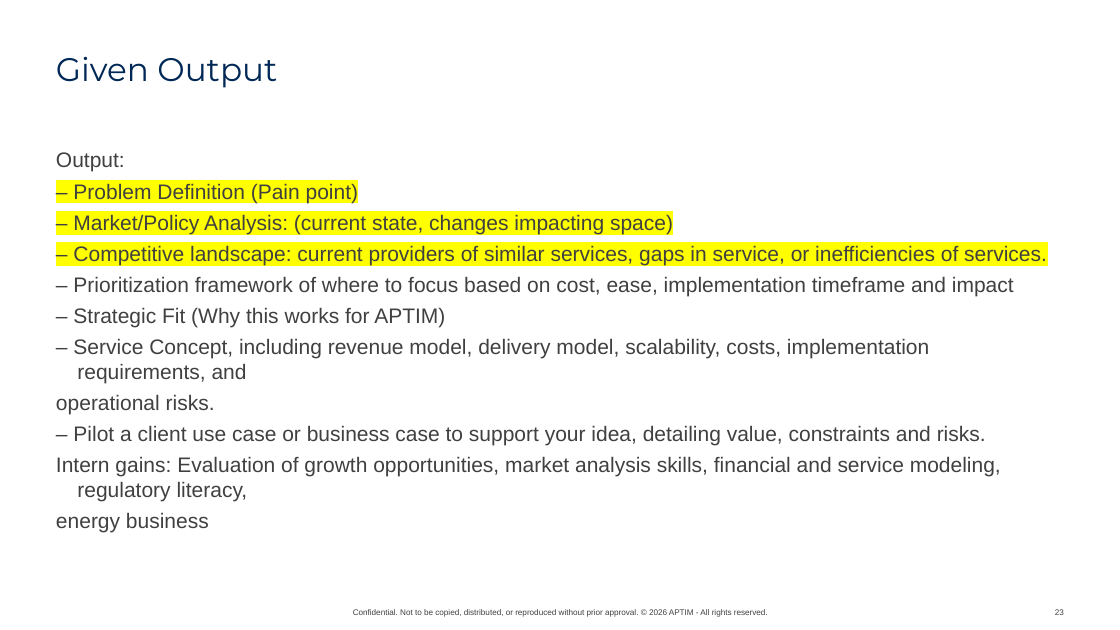
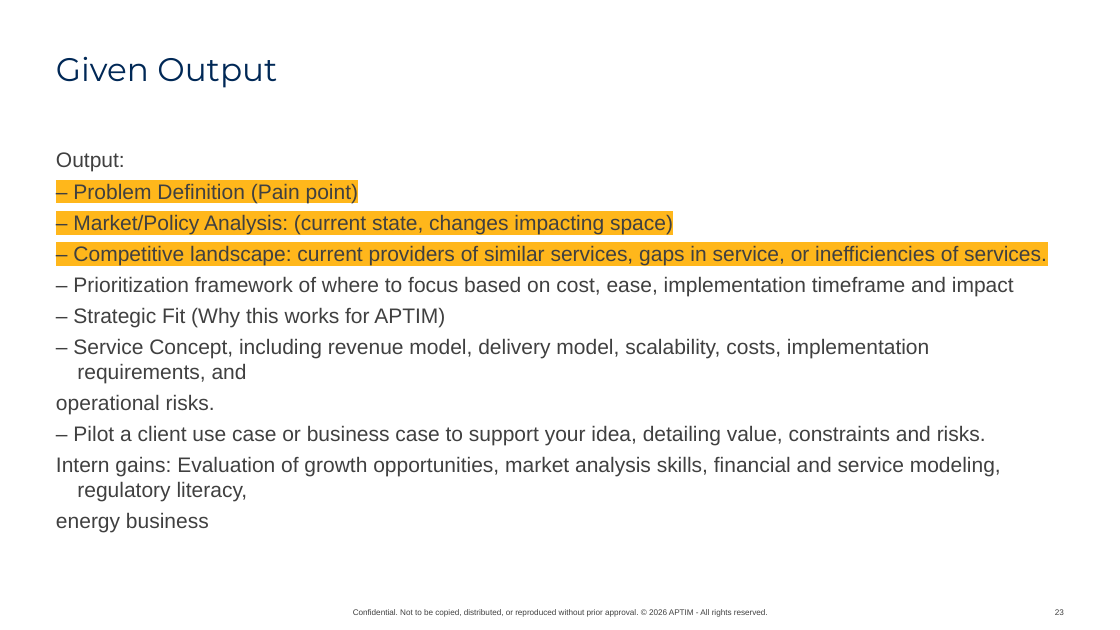
Before and after one commit to graseeuh/HERMES, a slide deck: slide 23 of Group_1_STRIVE_Presentation.pptx. Drawn at 1120x630 pixels with LibreOffice and Linux fonts; fonts in the diff are those of the drawing; background and template pictures are left out. Boxes give left, top, right and bottom in pixels: in the first picture for what was removed or moved away, otherwise in the second. Text is boxed around its words. In the diff, an @@ line names an element or a change of style, - is before the commit and + after.

```diff
--- a/Group_1_STRIVE_Presentation.pptx
+++ b/Group_1_STRIVE_Presentation.pptx
@@ text at [73,183,1047,265]: highlight #FFFF00 to #FFB71B in "– Problem Definition (Pain point)", "– Market/Policy Analysis: (current state, changes impacting ...", "– Competitive landscape: current providers of similar ..." @@
```
Also in this commit, not shown: 13 other slides changed.
